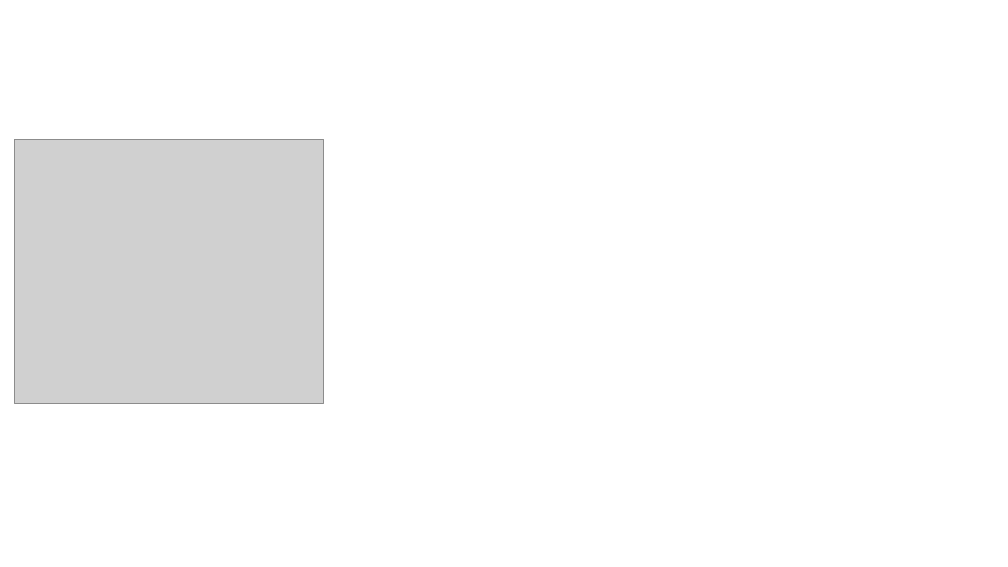
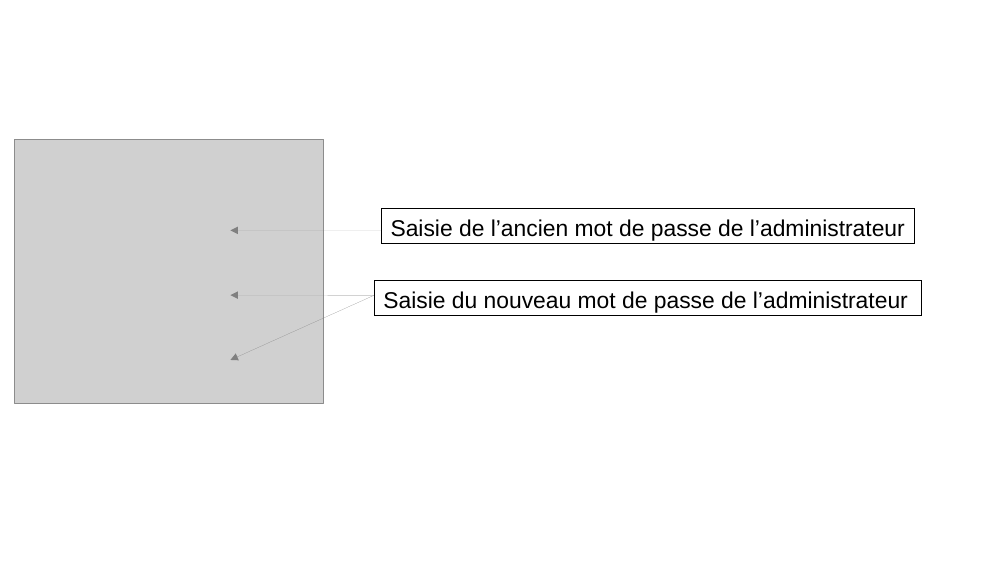
Before and after one commit to gambit13009/alaska, a slide deck: slide 7 of Support-Alaska.odp. Drawn at 1008x567 pixels with LibreOffice and Linux fonts; fonts in the diff are those of the drawing; grey boxes stand for pictures; background and template pictures are left out. Boxes give left, top, right and bottom in pixels: in the first picture for what was removed or moved away, otherwise in the second. Text is boxed around its words. In the diff, an @@ line names an element or a change of style, - is before the commit and + after.

```diff
--- a/Support-Alaska.odp
+++ b/Support-Alaska.odp
@@ rectangle added at [381,209,915,243], outline #000000 0 pt, 18 pt, text #000000 @@
+Saisie de l’ancien mot de passe de l’administrateur
@@ arrow added from (381, 231) to (231, 231), #808080 0 pt @@
@@ arrow added from (374, 295) to (231, 295), #808080 0 pt @@
@@ arrow added from (374, 295) to (231, 360), #808080 0 pt @@
@@ rectangle added at [374,281,921,316], outline #000000 0 pt, 18 pt, text #000000 @@
+Saisie du nouveau mot de passe de l’administrateur
```
Also in this commit, not shown: 6 other slides changed, 4 slides added, 4 slides removed, 10 other files.
